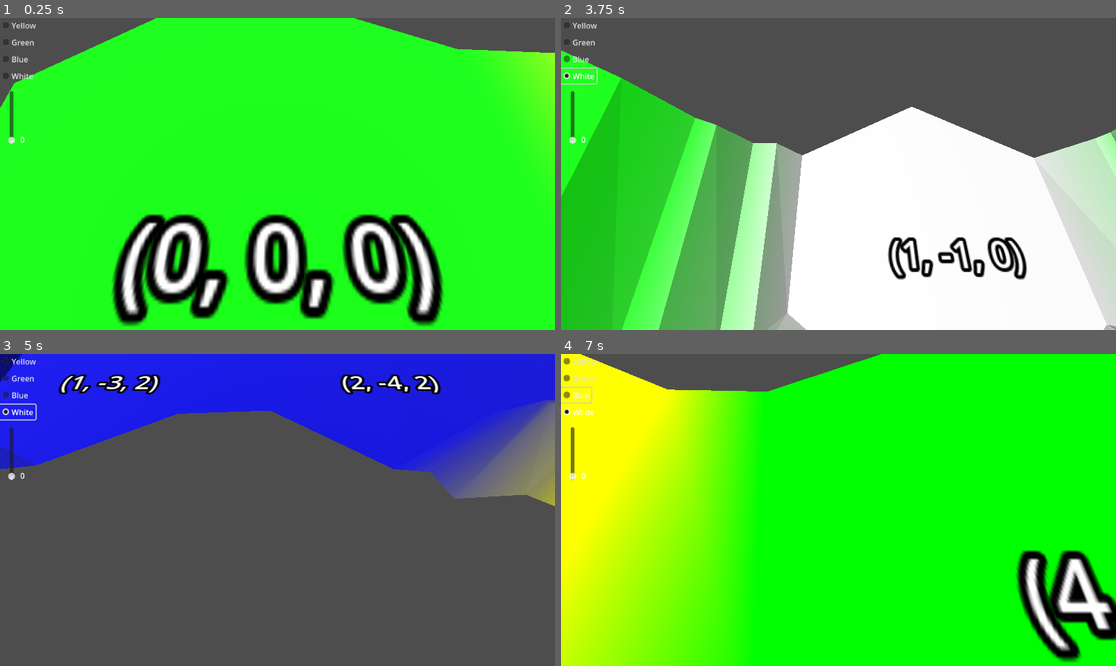
Above: before the commit, frames 1-4 (two rows, left to right).
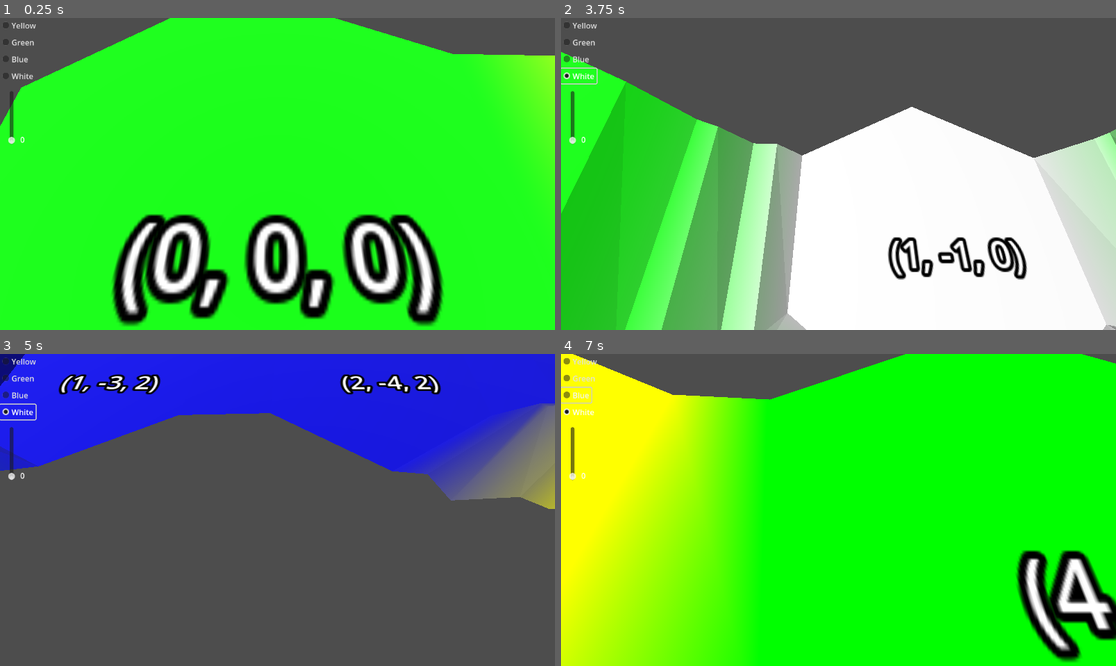
Above: after the commit, the same moments.

Repository: davepruitt/hex_map_godot
Game: Godot game, scene res://main.tscn
Two runs of this game, one before a commit and one after it. Both use one fixed random seed, a clock stepped at 60 frames per second and the inputs below.
Inputs (mouse positions are in pixels of both pictures, inside the frame that each line leads up to):
- Up to frame 1 (0.25 s): no input
- Up to frame 2 (3.75 s): click "Yellow" at 0.5 s; click "Green" at 1.25 s; click "Blue" at 2 s; click "White" at 2.75 s; tap Enter at 3.5 s; move the mouse to (960, 158) at 3.52 s; hold Right (ui_right) from 3.53 s (still down); tap Z at 3.6 s; click (960, 158) at 3.67 s
- Up to frame 3 (5 s): move the mouse to (166, 525) at 4.27 s; release Right (ui_right) at 4.28 s; hold Down (ui_down) from 4.28 s (still down); tap X at 4.35 s
- Up to frame 4 (7 s): move the mouse to (894, 441) at 5.02 s; release Down (ui_down) at 5.03 s; hold Right (ui_right) 5.03-5.78 s; tap P at 5.1 s; move the mouse to (810, 572) at 5.77 s; hold Up (ui_up) 5.78-6.53 s; tap Z at 5.85 s; click (810, 572) at 5.92 s; move the mouse to (1005, 556) at 6.52 s; hold Left (ui_left) from 6.53 s (still down); tap X at 6.6 s

The runs differ from the first frame. In frame 1, 1.4% of the frame differs, in the area x 0-100%, y 0-35%; in frame 2, 1.5%, in the area x 0-100%, y 10-100%; in frame 3, 0.9%; in frame 4, 1.2%.

Commit message:
This code implements everything through section 3.2 of tutorial 4

Diff:
--- a/hex_project_godot/hex_mesh.gd
+++ b/hex_project_godot/hex_mesh.gd
@@ -60,9 +60,9 @@
 	var p1 = center + HexMetrics.get_first_solid_corner(direction)
 	var p2 = center + HexMetrics.get_second_solid_corner(direction)
 
-	center.y = cell.elevation * HexMetrics.ELEVATION_STEP
-	p1.y = cell.elevation * HexMetrics.ELEVATION_STEP
-	p2.y = cell.elevation * HexMetrics.ELEVATION_STEP
+	center.y = cell.position.y
+	p1.y = cell.position.y
+	p2.y = cell.position.y
 
 	#Add the triangle
 	_add_triangle(st, center, p2, p1, cell.hex_color, cell.hex_color, cell.hex_color)
@@ -103,7 +103,7 @@
 	var v3 = v1 + bridge
 	var v4 = v2 + bridge
 
-	v3.y = neighbor_cell.elevation * HexMetrics.ELEVATION_STEP
+	v3.y = neighbor_cell.position.y #neighbor_cell.elevation * HexMetrics.ELEVATION_STEP
 	v4.y = v3.y
 
 	if (cell.get_edge_type_from_direction(direction) == Enums.HexEdgeType.Slope):
@@ -117,7 +117,7 @@
 	var next_neighbor = cell.get_neighbor(next_direction)
 	if (direction <= HexDirectionsClass.HexDirections.E) and (next_neighbor != null):
 		var v5 = v2 + HexMetrics.get_bridge(next_direction)
-		v5.y = next_neighbor.elevation * HexMetrics.ELEVATION_STEP
+		v5.y = next_neighbor.position.y #next_neighbor.elevation * HexMetrics.ELEVATION_STEP
 
 		if (cell.elevation <= neighbor_cell.elevation):
 			if (cell.elevation <= next_neighbor.elevation):
